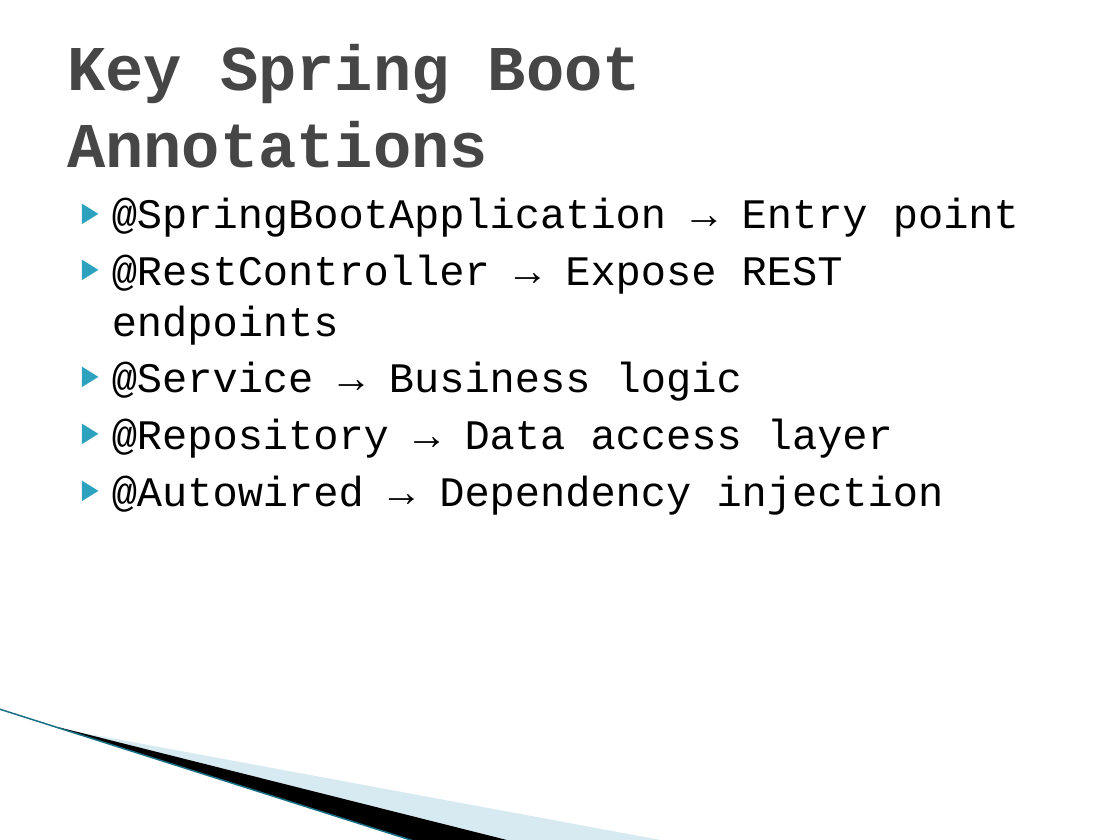
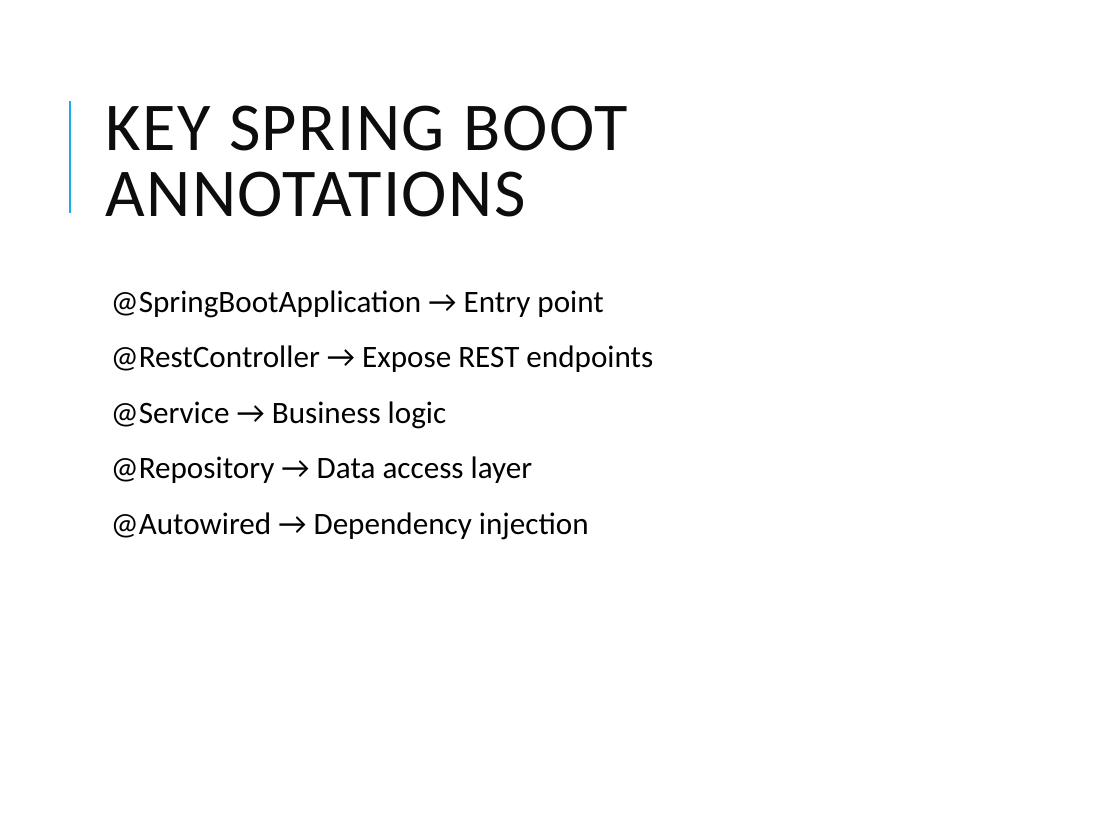
Before and after one commit to vikash-verma-profile/SpringBootRepo2025, a slide deck: slide 5 of Day-1/ADM Spring Boot & Microservices.pptx. Drawn at 1120x840 pixels with LibreOffice and Linux fonts; fonts in the diff are those of the drawing; background and template pictures are left out. Boxes give left, top, right and bottom in pixels: in the first picture for what was removed or moved away, otherwise in the second. Text is boxed around its words. In the diff, an @@ line names an element or a change of style, - is before the commit and + after.

```diff
--- a/Day-1/ADM Spring Boot & Microservices.pptx
+++ b/Day-1/ADM Spring Boot & Microservices.pptx
@@ line added from (69, 213) to (69, 101), #1CADE4 1.5 pt @@
@@ title at (105,105,628,217): text changed; size 41 to 44 pt; font Courier New to Calibri; text colour #464646 to #0D0D0D; bold off @@
-Key Spring Boot Annotations
+KEY SPRING BOOT ANNOTATIONS
@@ text "@SpringBootApplication → Entry point": place and size @@
-text "@SpringBootApplication → Entry point" at (112,198,1019,515)
+text "@SpringBootApplication → Entry point" at (111,290,653,540)
@@ text "@SpringBootApplication → Entry point" at (111,290,653,540): size 27 to 20 pt, font Courier New to Calibri; bullet ▶ to  ; line spacing 1 to 0.9; more space between paragraphs; bullet colour #2DA2BF to #1CADE4 @@
@@ line removed from (0, 709) to (416, 840) @@
@@ freeform shape removed at (59,727,512,840) @@
@@ freeform shape removed at (62,728,666,840) @@
```
Also in this commit, not shown: 5 other slides changed, 23 other files.
